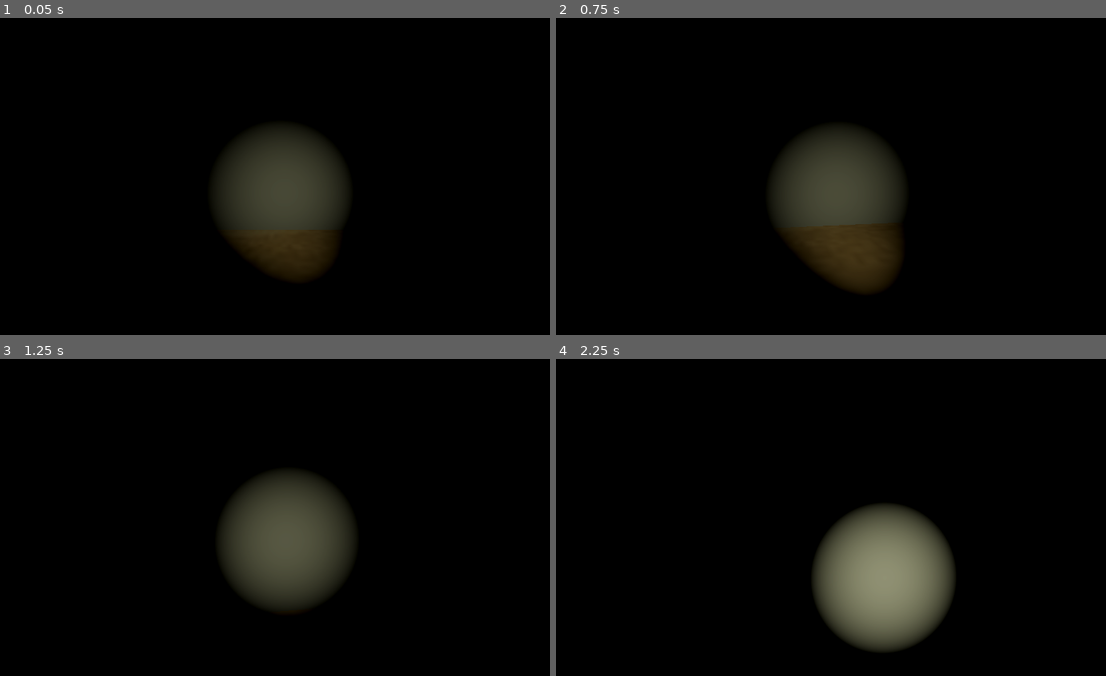
Above: before the commit, frames 1-4 (two rows, left to right).
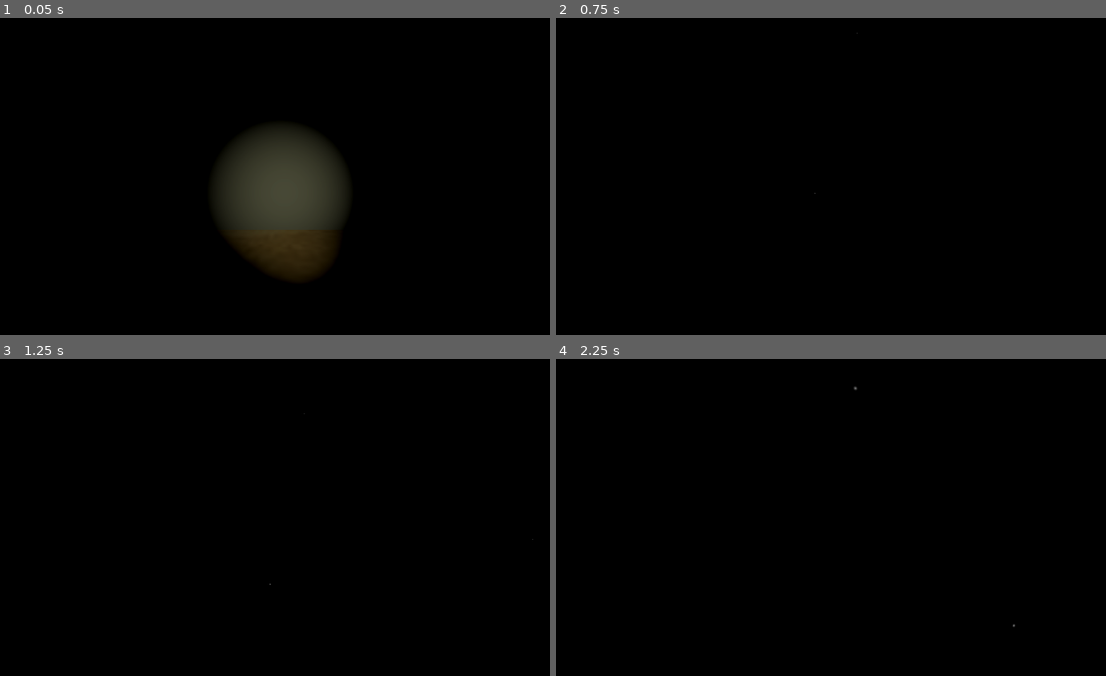
Above: after the commit, the same moments.

Repository: fayemrrp/SatDiving
Game: Godot game, scene res://Scenes/main.tscn
The game is run twice, just before and just after one commit, with the same random seed, the same clock (stepped at 60 frames per second) and the same inputs.
Inputs (mouse positions are in pixels of both pictures, inside the frame that each line leads up to):
- Up to frame 1 (0.05 s): no input
- Up to frame 2 (0.75 s): move the mouse to (869, 176) at 0.52 s; hold W (up) from 0.53 s (still down); tap F (flashlight, bound only after the commit) at 0.6 s
- Up to frame 3 (1.25 s): keep holding W (up); tap Space (jump) at 0.77 s
- Up to frame 4 (2.25 s): keep holding W (up); move the mouse to (809, 517) at 1.27 s; tap F (flashlight, bound only after the commit) at 1.35, 2.1 s; tap Space (jump) at 1.52 s; move the mouse to (853, 511) at 2.02 s

Frame 1 is identical in both runs. In frame 2, 9.3% of the frame differs, in the area x 39-63%, y 4-87%; in frame 3, 8.2%; in frame 4, 9.4%, in the area x 46-84%, y 8-93%.

Commit message:
Added Particles

Diff:
--- a/Objects/player.tscn
+++ b/Objects/player.tscn
@@ -9,6 +9,8 @@
 [sub_resource type="CapsuleShape3D" id="CapsuleShape3D_s6n66"]
 radius = 0.4
 height = 1.8
+
+[sub_resource type="GDScript" id="GDScript_1kkbm"]
 
 [node name="Player" type="CharacterBody3D"]
 script = ExtResource("1_rvet1")
@@ -24,9 +26,10 @@
 [node name="Camera3D" type="Camera3D" parent="Head"]
 transform = Transform3D(1, 0, 0, 0, 1, 0, 0, 0, 1, 0, 0.552065, 0)
 
-[node name="SpotLight3D" type="SpotLight3D" parent="Head/Camera3D"]
+[node name="Flashlight" type="SpotLight3D" parent="Head/Camera3D"]
 transform = Transform3D(0.99632, 0, 0.0857125, 0, 1, 0, -0.0857125, 0, 0.99632, 0.601138, -0.552065, 0)
 light_color = Color(0.992753, 1, 0.809153, 1)
 light_volumetric_fog_energy = 3.0
 spot_range = 20.0
 spot_angle = 20.0
+script = SubResource("GDScript_1kkbm")
--- a/Scenes/main.tscn
+++ b/Scenes/main.tscn
@@ -1,7 +1,66 @@
-[gd_scene load_steps=12 format=3 uid="uid://c38r0xl1yxggq"]
+[gd_scene load_steps=21 format=3 uid="uid://c38r0xl1yxggq"]
 
 [ext_resource type="Texture2D" uid="uid://cwg5gt3u45bho" path="res://Textures/sand.jpg" id="1_hnlie"]
 [ext_resource type="PackedScene" uid="uid://cusuren68wqpc" path="res://Objects/player.tscn" id="2_pqln0"]
+
+[sub_resource type="PhysicsMaterial" id="PhysicsMaterial_8wwqk"]
+
+[sub_resource type="StandardMaterial3D" id="StandardMaterial3D_u71gv"]
+albedo_texture = ExtResource("1_hnlie")
+
+[sub_resource type="PlaneMesh" id="PlaneMesh_ikq72"]
+material = SubResource("StandardMaterial3D_u71gv")
+
+[sub_resource type="WorldBoundaryShape3D" id="WorldBoundaryShape3D_sm64k"]
+
+[sub_resource type="Curve" id="Curve_jucye"]
+_data = [Vector2(0, 1), 0.0, 0.0, 0, 0, Vector2(0.95, 1), 0.0, 0.0, 0, 0, Vector2(1, 0), 0.0, 0.0, 0, 0]
+point_count = 3
+
+[sub_resource type="CurveTexture" id="CurveTexture_bjlqf"]
+curve = SubResource("Curve_jucye")
+
+[sub_resource type="Curve" id="Curve_r3tdk"]
+min_value = -200.0
+max_value = 200.0
+_data = [Vector2(0, -2.19781), 0.0, 0.0, 0, 0, Vector2(1, 2.19781), 0.0, 0.0, 0, 0]
+point_count = 2
+
+[sub_resource type="CurveTexture" id="CurveTexture_xsbso"]
+curve = SubResource("Curve_r3tdk")
+
+[sub_resource type="ParticleProcessMaterial" id="ParticleProcessMaterial_uiro6"]
+emission_shape = 1
+emission_sphere_radius = 20.0
+gravity = Vector3(0, -0.1, 0)
+tangential_accel_min = 1.0
+tangential_accel_max = 1.0
+tangential_accel_curve = SubResource("CurveTexture_xsbso")
+scale_min = 0.01
+scale_max = 0.05
+scale_curve = SubResource("CurveTexture_bjlqf")
+
+[sub_resource type="Gradient" id="Gradient_pvoqv"]
+offsets = PackedFloat32Array(0, 0.678571)
+colors = PackedColorArray(1, 1, 1, 0.431373, 0.295895, 0.295855, 0.295865, 0)
+
+[sub_resource type="GradientTexture2D" id="GradientTexture2D_xrqhj"]
+gradient = SubResource("Gradient_pvoqv")
+fill = 1
+fill_from = Vector2(0.5, 0.5)
+fill_to = Vector2(0, 0)
+
+[sub_resource type="StandardMaterial3D" id="StandardMaterial3D_nirrr"]
+transparency = 1
+shading_mode = 0
+albedo_texture = SubResource("GradientTexture2D_xrqhj")
+
+[sub_resource type="QuadMesh" id="QuadMesh_jao5m"]
+material = SubResource("StandardMaterial3D_nirrr")
+
+[sub_resource type="BoxMesh" id="BoxMesh_up72y"]
+
+[sub_resource type="BoxShape3D" id="BoxShape3D_jao04"]
 
 [sub_resource type="ProceduralSkyMaterial" id="ProceduralSkyMaterial_eqim8"]
 sky_top_color = Color(0, 0, 0, 1)
@@ -20,27 +79,9 @@
 glow_enabled = true
 fog_light_color = Color(1.92523e-07, 0.276399, 0.306327, 1)
 volumetric_fog_enabled = true
-volumetric_fog_density = 0.1
 volumetric_fog_albedo = Color(4.81307e-07, 0.772254, 0.725785, 1)
 
-[sub_resource type="PhysicsMaterial" id="PhysicsMaterial_8wwqk"]
-
-[sub_resource type="StandardMaterial3D" id="StandardMaterial3D_u71gv"]
-albedo_texture = ExtResource("1_hnlie")
-
-[sub_resource type="PlaneMesh" id="PlaneMesh_ikq72"]
-material = SubResource("StandardMaterial3D_u71gv")
-
-[sub_resource type="WorldBoundaryShape3D" id="WorldBoundaryShape3D_sm64k"]
-
-[sub_resource type="BoxMesh" id="BoxMesh_up72y"]
-
-[sub_resource type="BoxShape3D" id="BoxShape3D_jao04"]
-
 [node name="Node3D" type="Node3D"]
-
-[node name="WorldEnvironment" type="WorldEnvironment" parent="."]
-environment = SubResource("Environment_653cq")
 
 [node name="DirectionalLight3D" type="DirectionalLight3D" parent="."]
 transform = Transform3D(0.702016, 0.571335, 0.425147, 0, -0.596981, 0.802255, 0.712161, -0.563196, -0.419091, 0, 2.87609, 0)
@@ -60,6 +101,15 @@
 [node name="Player" parent="." instance=ExtResource("2_pqln0")]
 transform = Transform3D(1, 0, 0, 0, 1, 0, 0, 0, 1, 0, 1.23649, 0)
 
+[node name="GPUParticles3D" type="GPUParticles3D" parent="Player"]
+transform = Transform3D(1, 0, 0, 0, 1, 0, 0, 0, 1, 0, 2.1013, -0.0553005)
+gi_mode = 0
+amount = 1000
+lifetime = 10.0
+transform_align = 1
+process_material = SubResource("ParticleProcessMaterial_uiro6")
+draw_pass_1 = SubResource("QuadMesh_jao5m")
+
 [node name="Test Wall" type="StaticBody3D" parent="."]
 transform = Transform3D(16.4882, 0, 0, 0, 13.0292, 0, 0, 0, 1, 0, 2.69946, -7.3873)
 
@@ -68,3 +118,6 @@
 
 [node name="CollisionShape3D" type="CollisionShape3D" parent="Test Wall"]
 shape = SubResource("BoxShape3D_jao04")
+
+[node name="WorldEnvironment" type="WorldEnvironment" parent="."]
+environment = SubResource("Environment_653cq")
--- a/Scripts/player.gd
+++ b/Scripts/player.gd
@@ -6,6 +6,8 @@
 var head_y_axis = 0.0
 var camera_x_axis = 0.0
 @onready var camera = $Head/Camera3D
+@onready var flashlight = $Head/Camera3D/Flashlight
+var flashlight_on = true
 
 func _unhandled_input(event):
 	if event is InputEventMouseMotion:
@@ -15,6 +17,16 @@
 
 	if Input.is_key_pressed(KEY_ESCAPE):
 		get_tree().quit()
+
+	if Input.is_action_just_pressed("flashlight"):
+		if flashlight_on:
+			flashlight.light_energy = 0.0
+			flashlight_on = false
+		else:
+			flashlight.light_energy = 1.0
+			flashlight_on = true
+
+
 
 func _ready():
 	Input.mouse_mode = Input.MOUSE_MODE_CAPTURED
--- a/project.godot
+++ b/project.godot
@@ -14,6 +14,10 @@
 run/main_scene="res://Scenes/main.tscn"
 config/features=PackedStringArray("4.2", "Forward Plus")
 config/icon="res://icon.svg"
+
+[display]
+
+window/size/mode=3
 
 [input]
 
@@ -42,6 +46,11 @@
 "events": [Object(InputEventKey,"resource_local_to_scene":false,"resource_name":"","device":-1,"window_id":0,"alt_pressed":false,"shift_pressed":false,"ctrl_pressed":false,"meta_pressed":false,"pressed":false,"keycode":0,"physical_keycode":32,"key_label":0,"unicode":32,"echo":false,"script":null)
 ]
 }
+flashlight={
+"deadzone": 0.5,
+"events": [Object(InputEventKey,"resource_local_to_scene":false,"resource_name":"","device":-1,"window_id":0,"alt_pressed":false,"shift_pressed":false,"ctrl_pressed":false,"meta_pressed":false,"pressed":false,"keycode":0,"physical_keycode":70,"key_label":0,"unicode":102,"echo":false,"script":null)
+]
+}
 
 [physics]
 
Not shown: 1 places in Objects/player.tscn that only renumber resources
Not shown, added: Scenes/mai7D10.tmp
